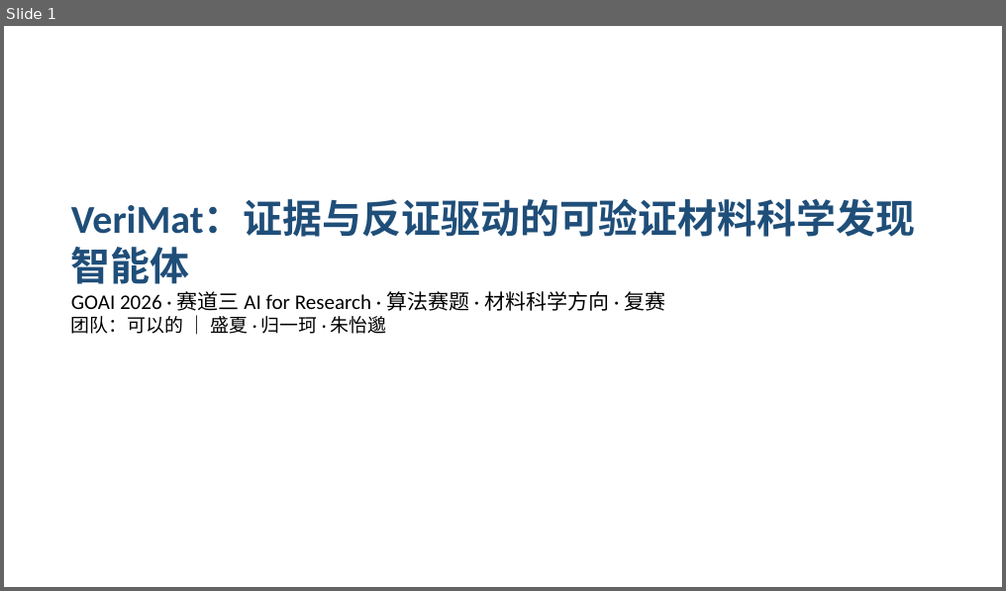
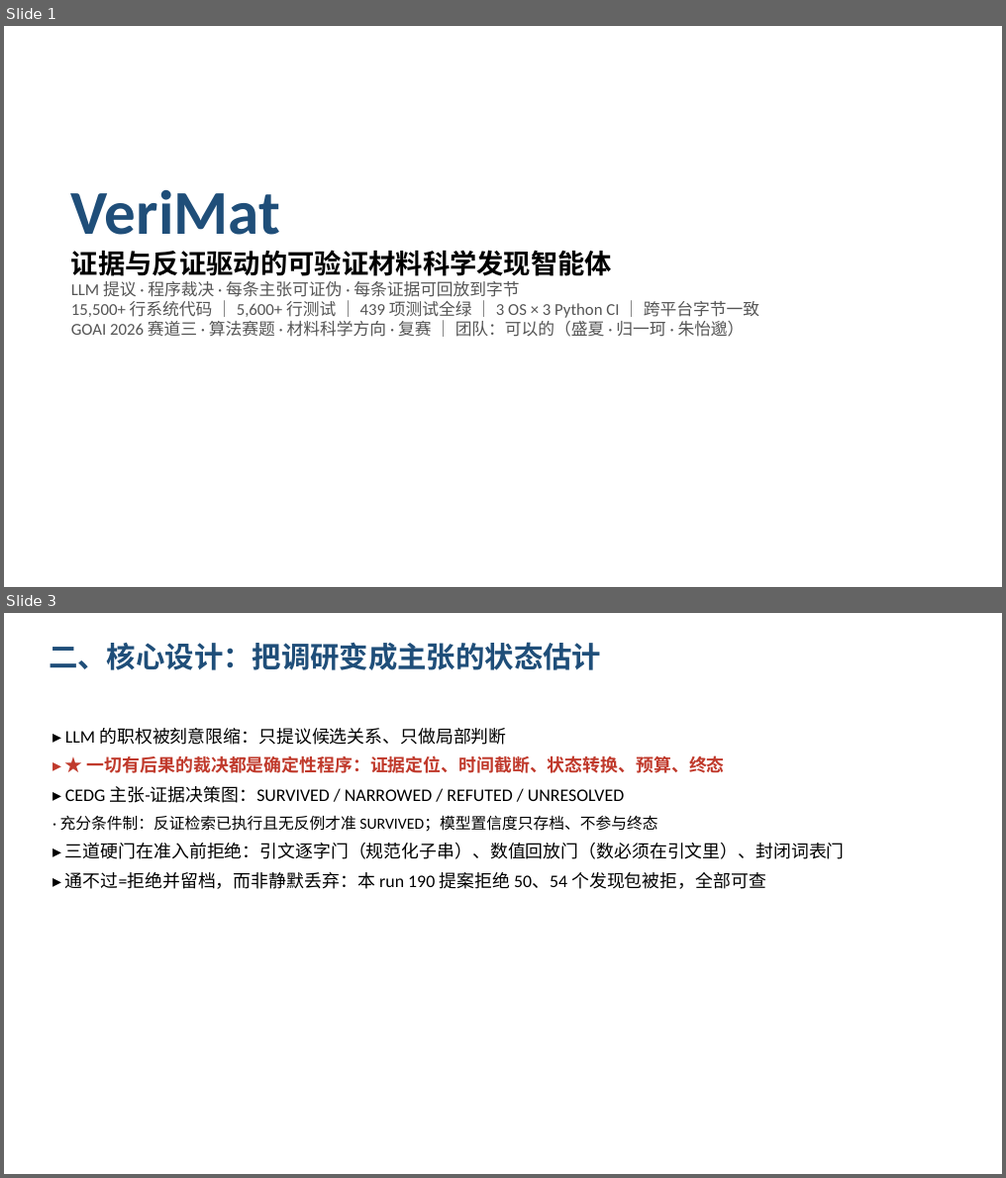
Before and after one commit to taiwanhuachenyu/VeriMat, a slide deck: submission/AI4R_MAT_可以的_VeriMat_复赛PPT.pptx. Shown one above the other, each under a label of ours: slide 1 before the commit, slides 1 and 3 after it; the slides between them are not shown. The pictures are 1006x591 and 1006x1178 pixels, drawn with LibreOffice and Linux fonts; fonts in the diff are those of the drawing. Boxes give left, top, right and bottom in pixels: in the first picture for what was removed or moved away, otherwise in the second. Text is boxed around its words. In the diff, an @@ line names an element or a change of style, - is before the commit and + after.

```diff
--- a/submission/AI4R_MAT_可以的_VeriMat_复赛PPT.pptx
+++ b/submission/AI4R_MAT_可以的_VeriMat_复赛PPT.pptx
@@ slide 3 added at [4,613,1002,1174], background #FFFFFF @@
@@ text added at [49,642,601,670], 28 pt, text #1F4E79, bold @@
+二、核心设计：把调研变成主张的状态估计
@@ text added at [60,728,845,889], 17 pt, text #000000 @@
+▸ LLM 的职权被刻意限缩：只提议候选关系、只做局部判断
+▸ ★ 一切有后果的裁决都是确定性程序：证据定位、时间截断、状态转换、预算、终态
+▸ CEDG 主张-证据决策图：SURVIVED / NARROWED / REFUTED / UNRESOLVED
+· 充分条件制：反证检索已执行且无反例才准 SURVIVED；模型置信度只存档、不参与终态
+▸ 三道硬门在准入前拒绝：引文逐字门（规范化子串）、数值回放门（数必须在引文里）、封闭词表门
+▸ 通不过=拒绝并留档，而非静默丢弃：本 run 190 提案拒绝 50、54 个发现包被拒，全部可查
@@ slide 1 changed as well @@
@@ text at [71,190,759,337]: text changed; size 20 to 16 pt; text colour #000000 to #555555 @@
-VeriMat：证据与反证驱动的可验证材料科学发现智能体
-GOAI 2026 · 赛道三 AI for Research · 算法赛题 · 材料科学方向 · 复赛
-团队：可以的 ｜ 盛夏 · 归一珂 · 朱怡邈
+VeriMat
+证据与反证驱动的可验证材料科学发现智能体
+LLM 提议 · 程序裁决 · 每条主张可证伪 · 每条证据可回放到字节
+15,500+ 行系统代码 ｜ 5,600+ 行测试 ｜ 439 项测试全绿 ｜ 3 OS × 3 Python CI ｜ 跨平台字节一致
+GOAI 2026 赛道三 · 算法赛题 · 材料科学方向 · 复赛 ｜ 团队：可以的（盛夏 · 归一珂 · 朱怡邈）
```
Also in this commit, not shown: 1 other slide changed, 10 other slides added, 9 slides removed, 2 other files.
